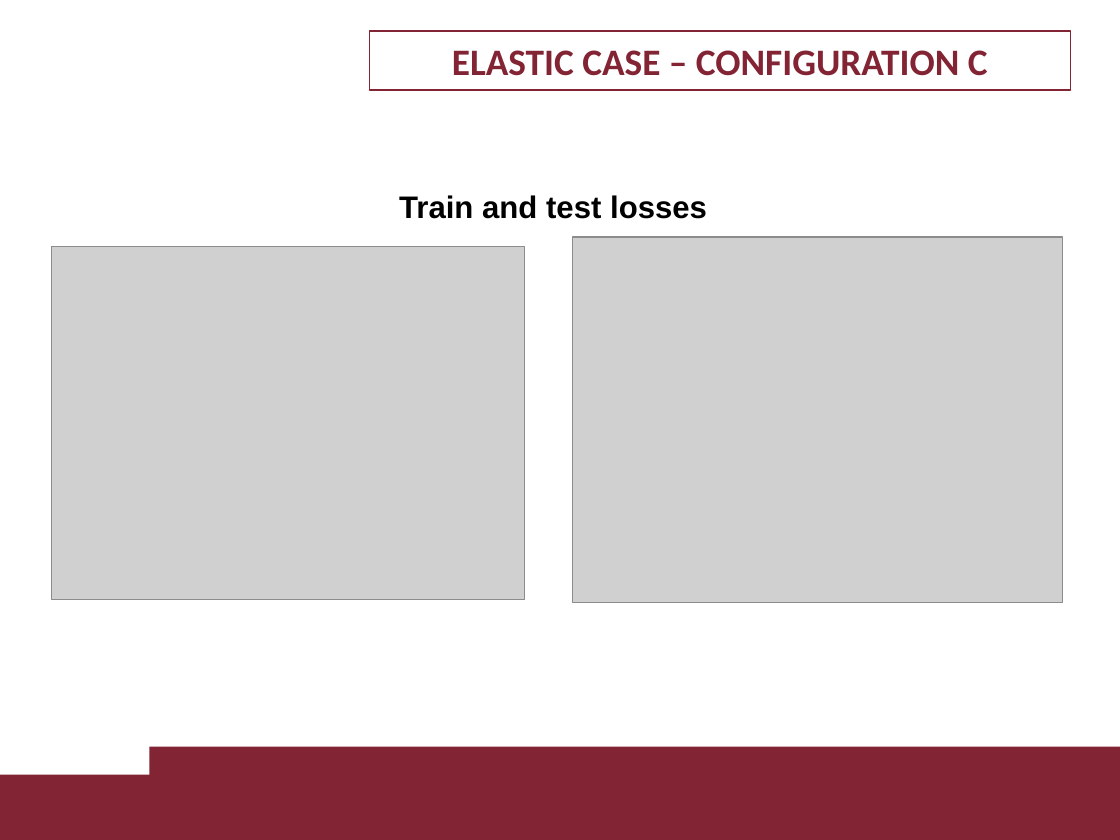
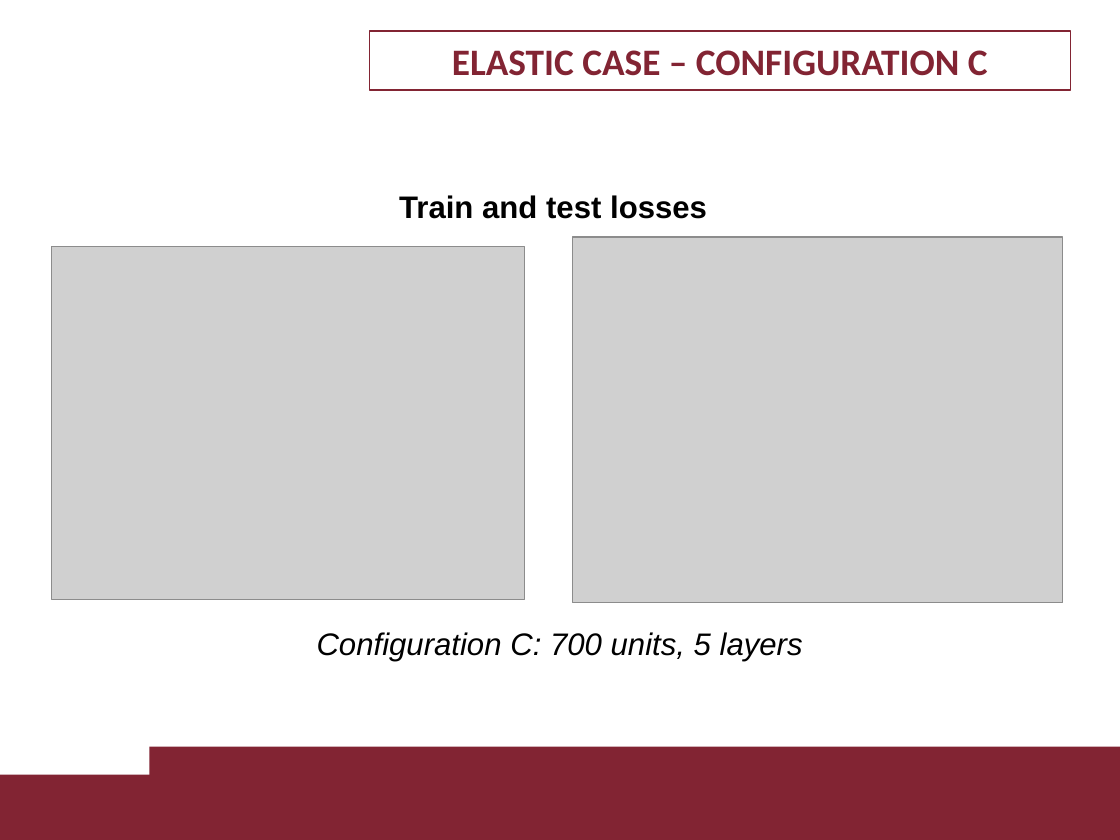
Before and after one commit to LorCir28/lagrangian_neural_network_with_PDcontroller_gravity_cancellation, a slide deck: slide 27 of 1895955_1884561 project/presentation/1895955_1884561.pptx. Drawn at 1120x840 pixels with LibreOffice and Linux fonts; fonts in the diff are those of the drawing; grey boxes stand for pictures; background and template pictures are left out. Boxes give left, top, right and bottom in pixels: in the first picture for what was removed or moved away, otherwise in the second. Text is boxed around its words. In the diff, an @@ line names an element or a change of style, - is before the commit and + after.

```diff
--- a/1895955_1884561 project/presentation/1895955_1884561.pptx
+++ b/1895955_1884561 project/presentation/1895955_1884561.pptx
@@ text added at [317,632,803,661], 20 pt, text #000000, italic @@
+Configuration C: 700 units, 5 layers
```
Also in this commit, not shown: 6 other slides changed, 6 slides added, 6 slides removed, 20 other files.
